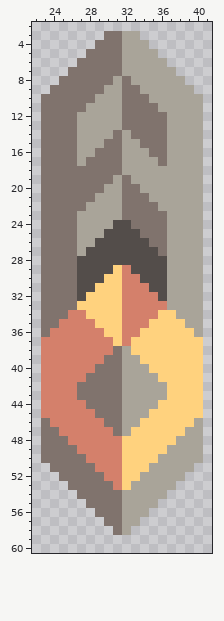
Two versions of one pixel-art sprite, assets/sprites/blocks/turrets/confine/confine.png. This is how it looked before the edit.
The file is 64x64 pixels. Shown: x 22..41, y 2..60.
Once edited:
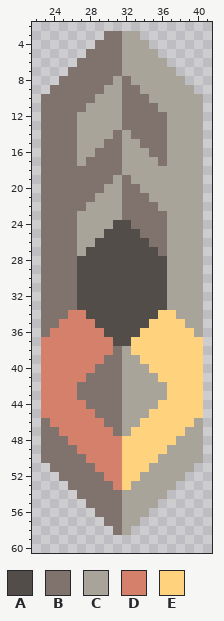
Palette (. is transparent): A #534d4a  B #80736d  C #a9a499  D #d4806b  E #ffd27e
Change:
y 29: x 31..32 ED -> AA
y 30: x 30..33 EEDD -> AAAA
y 31: x 29..34 EEEDDD -> AAAAAA
y 32: x 28..35 EEEEDDDD -> AAAAAAAA
y 33: x 27..36 EEEEEDDDDD -> AAAAAAAAAA
y 34: x 28..35 EEEEDDDD -> AAAAAAAA
y 35: x 29..34 EEEDDD -> AAAAAA
y 36: x 30..33 EEDD -> AAAA
y 37: x 31..32 ED -> AA
Pixel boxes of the changes (left, top, right, bottom) in both pictures:
changed: (77, 265, 167, 346)
